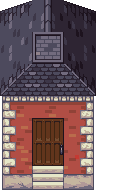
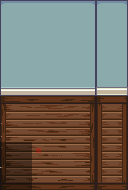
Two versions of the same layered image (128px x 190px). Layer-by-layer changes:
showed group "inside" (4 layers) over [0, 0, 128, 190]